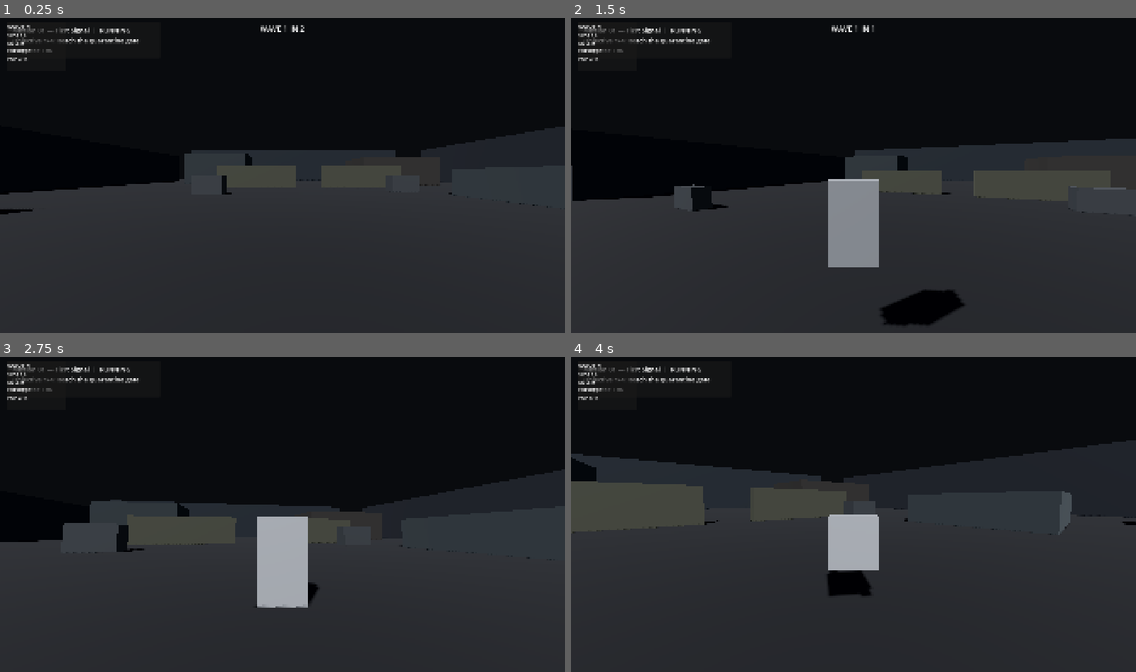
Above: before the commit, frames 1-4 (two rows, left to right).
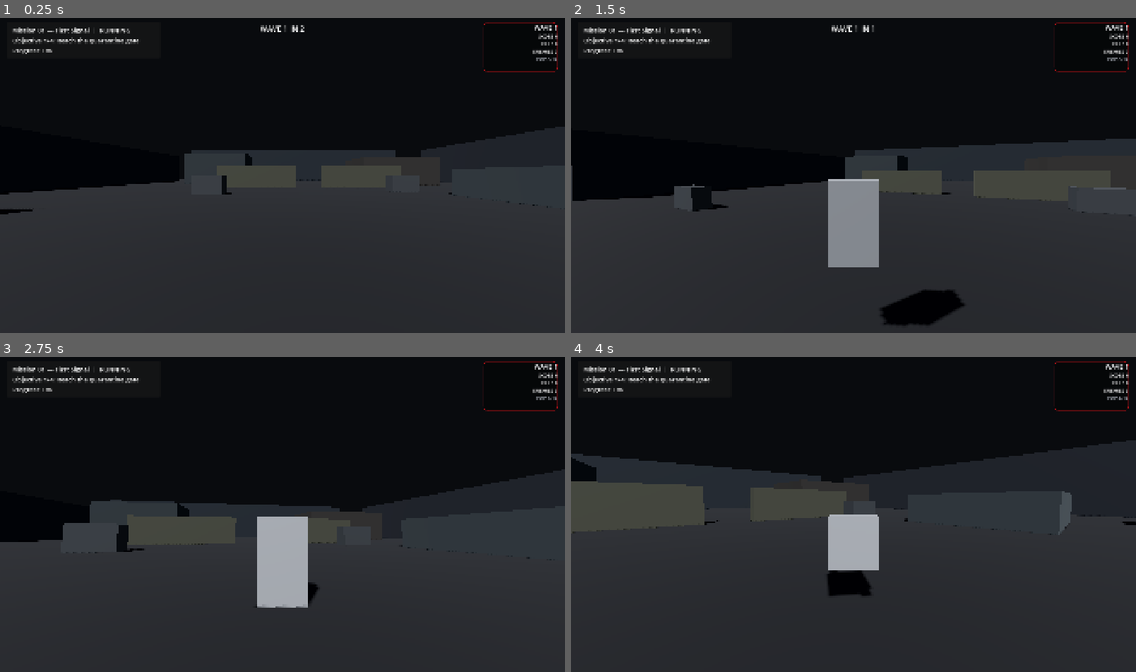
Above: after the commit, the same moments.

Repository: Gh0stDeveloper/NEXORA-DEADFALL
Game: Godot game, scene res://src/main/Main.tscn
Same seed, same stepped clock (60 frames per second), same inputs: the game is played once before the commit and once after it.
Inputs (mouse positions are in pixels of both pictures, inside the frame that each line leads up to):
- Up to frame 1 (0.25 s): no input
- Up to frame 2 (1.5 s): tap Enter at 0.5 s; move the mouse to (881, 172) at 0.52 s; hold W (move_forward) from 0.53 s (still down); tap V (camera_cycle) at 0.6 s; click (881, 172) at 0.67 s; tap Space (jump) at 0.77 s; move the mouse to (825, 175) at 1.27 s; tap C (crouch) at 1.35 s
- Up to frame 3 (2.75 s): keep holding W (move_forward); tap Space (jump) at 1.52 s; move the mouse to (293, 508) at 2.02 s; press the mouse at (293, 508) at 2.03 s
- Up to frame 4 (4 s): keep holding W (move_forward); move the mouse to (847, 517) at 2.77 s; release the mouse at (847, 517) at 2.78 s; tap E (interact) at 2.85 s; click (847, 517) at 2.92 s; tap Space (jump) at 3.02, 3.77 s; move the mouse to (893, 517) at 3.52 s; tap Z (prone) at 3.6 s

The runs differ from the first frame. In frame 1, 0.6% of the frame differs, in the area x 1-99%, y 1-18%; in frame 2, 0.6%; in frame 3, 0.7%; in frame 4, 0.7%.

Commit message:
fix: separate horde stats from campaign mission HUD

Diff:
--- a/src/horde/HordeHUD.tscn
+++ b/src/horde/HordeHUD.tscn
@@ -1,7 +1,19 @@
-[gd_scene load_steps=3 format=3]
+[gd_scene load_steps=4 format=3]
 
 [ext_resource type="Script" path="res://src/horde/HordeHUD.gd" id="1_hud"]
 [ext_resource type="Script" path="res://src/mobile/SafeArea.gd" id="2_safe"]
+
+[sub_resource type="StyleBoxFlat" id="StyleBox_stats"]
+bg_color = Color(0.018, 0.022, 0.028, 0.78)
+border_width_left = 2
+border_width_top = 2
+border_width_right = 2
+border_width_bottom = 2
+border_color = Color(0.7, 0.07, 0.09, 0.62)
+corner_radius_top_left = 16
+corner_radius_top_right = 16
+corner_radius_bottom_right = 16
+corner_radius_bottom_left = 16
 
 [node name="HordeHUD" type="CanvasLayer"]
 layer = 8
@@ -20,11 +32,15 @@
 
 [node name="StatsPanel" type="PanelContainer" parent="SafeArea"]
 layout_mode = 0
-offset_left = 24.0
+anchor_left = 1.0
+anchor_right = 1.0
+offset_left = -278.0
 offset_top = 24.0
-offset_right = 224.0
-offset_bottom = 190.0
+offset_right = -24.0
+offset_bottom = 194.0
+grow_horizontal = 0
 mouse_filter = 2
+theme_override_styles/panel = SubResource("StyleBox_stats")
 
 [node name="VBox" type="VBoxContainer" parent="SafeArea/StatsPanel"]
 layout_mode = 2
@@ -32,24 +48,31 @@
 
 [node name="WaveLabel" type="Label" parent="SafeArea/StatsPanel/VBox"]
 layout_mode = 2
+theme_override_colors/font_color = Color(0.96, 0.97, 0.98, 1)
 theme_override_font_sizes/font_size = 22
 text = "WAVE 1"
+horizontal_alignment = 2
 
 [node name="ScoreLabel" type="Label" parent="SafeArea/StatsPanel/VBox"]
 layout_mode = 2
 text = "SCORE 0"
+horizontal_alignment = 2
 
 [node name="KillsLabel" type="Label" parent="SafeArea/StatsPanel/VBox"]
 layout_mode = 2
 text = "KILLS 0"
+horizontal_alignment = 2
 
 [node name="EnemiesLabel" type="Label" parent="SafeArea/StatsPanel/VBox"]
 layout_mode = 2
 text = "ENEMIES 0"
+horizontal_alignment = 2
 
 [node name="BudgetLabel" type="Label" parent="SafeArea/StatsPanel/VBox"]
 layout_mode = 2
+theme_override_colors/font_color = Color(0.72, 0.74, 0.78, 1)
 text = "POP 0/0"
+horizontal_alignment = 2
 
 [node name="CountdownLabel" type="Label" parent="SafeArea"]
 layout_mode = 0
